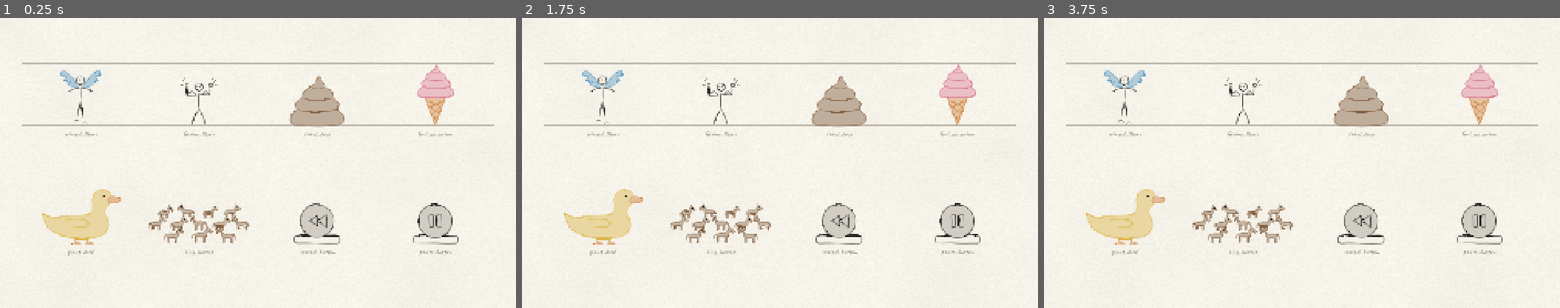
Above: before the commit, frames 1-3 (left to right).
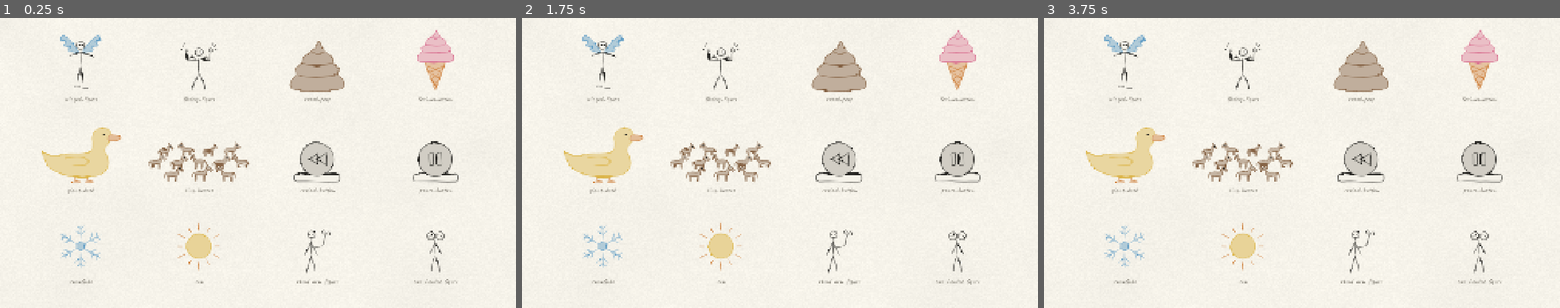
Above: after the commit, the same moments.

Repository: GoktugSugar/your_call
Game: Godot game, scene res://dev/doodle_sampler.tscn
Two runs of this game, one before a commit and one after it. Both use one fixed random seed, a clock stepped at 60 frames per second and the inputs below. This scene is started directly instead of the project's main scene. Sound files missing from this copy of the repository are replaced by a short silence.
Inputs (mouse positions are in pixels of both pictures, inside the frame that each line leads up to):
- Up to frame 1 (0.25 s): no input
- Up to frame 2 (1.75 s): tap Enter at 0.5 s; move the mouse to (893, 148) at 0.52 s; press the mouse at (893, 148) at 0.53 s; release the mouse at (893, 148) at 1.25 s; drag from (676, 177) to (754, 221) at 1.27 s
- Up to frame 3 (3.75 s): move the mouse to (1353, 99) at 2.02 s; tap Alt at 2.1 s; click (1353, 99) at 2.17 s; drag from (1276, 221) to (1147, 119) at 2.77 s; move the mouse to (1456, 206) at 3.52 s; press the mouse at (1456, 206) at 3.53 s

The runs differ from the first frame. In frame 1, 14% of the frame differs, in the area x 4-96%, y 4-92%; in frame 2, 14%; in frame 3, 14%.

Commit message:
Show and test the Chapter 2 doodles
The doodle sampler lists the four new doodles and previews 2.05 and 2.09
as stages 5 and 6. Its page now lays out three rows, closer together, so
all twelve doodles fit on the 1080 canvas. The doodle tests check that
the new ids make doodles that stand centred and fit their room.

Co-Authored-By: Claude Opus 5.5 <noreply@anthropic.com>

Diff:
--- a/dev/doodle_sampler.gd
+++ b/dev/doodle_sampler.gd
@@ -10,13 +10,14 @@
 
 ## The doodles on the page, in order.
 @export var ids: PackedStringArray = ["winged_figure", "flexing_figure", "sweet_poop", "foul_ice_cream",
-		"giant_duck", "tiny_horses", "rewind_button", "pause_button"]
+		"giant_duck", "tiny_horses", "rewind_button", "pause_button", "snowflake", "sun", "third_arm_figure",
+		"two_headed_figure"]
 ## How many doodles stand in each row.
 @export_range(1, 8) var columns := 4
 ## Where the first doodle stands.
-@export var first_spot := Vector2(300.0, 400.0)
+@export var first_spot := Vector2(300.0, 270.0)
 ## Distance between neighbouring doodles, across and down.
-@export var spacing := Vector2(440.0, 440.0)
+@export var spacing := Vector2(440.0, 340.0)
 ## Height of the guide line over each doodle: the tallest a doodle should stand.
 @export_range(0.0, 600.0, 1.0) var tallest := 230.0
 ## Gap between a doodle's baseline and its id.
@@ -35,6 +36,8 @@
 	PackedStringArray(["sweet_poop", "foul_ice_cream", "The delicious shit", "The vile ice cream"]),
 	PackedStringArray(["giant_duck", "tiny_horses", "The giant duck", "The tiny horses"]),
 	PackedStringArray(["rewind_button", "pause_button", "The rewind button", "The pause button"]),
+	PackedStringArray(["snowflake", "sun", "Always too cold", "Always too hot"]),
+	PackedStringArray(["third_arm_figure", "two_headed_figure", "A third arm", "A second head"]),
 ]
 ## Seconds between the stage being drawn on and the pointer moving onto a doodle.
 @export_range(0.0, 5.0, 0.05) var point_delay := 0.6
--- a/tests/unit/test_doodles.gd
+++ b/tests/unit/test_doodles.gd
@@ -3,9 +3,10 @@
 ## doodle has, and the stage puts each one over its option and answers the pointer.
 
 const STAGE_SCENE := "res://stages/doodles/doodles_stage.tscn"
-## The doodles the Chapter 1 would you rathers use.
+## The doodles the would you rathers use.
 const IDS: PackedStringArray = ["winged_figure", "flexing_figure", "sweet_poop", "foul_ice_cream",
-		"giant_duck", "tiny_horses", "rewind_button", "pause_button"]
+		"giant_duck", "tiny_horses", "rewind_button", "pause_button", "snowflake", "sun", "third_arm_figure",
+		"two_headed_figure"]
 ## The tallest a doodle may stand above its origin, in pixels.
 const TALLEST := 240.0
 ## The furthest a doodle may spread either side of its origin, so it stays inside its slot.
